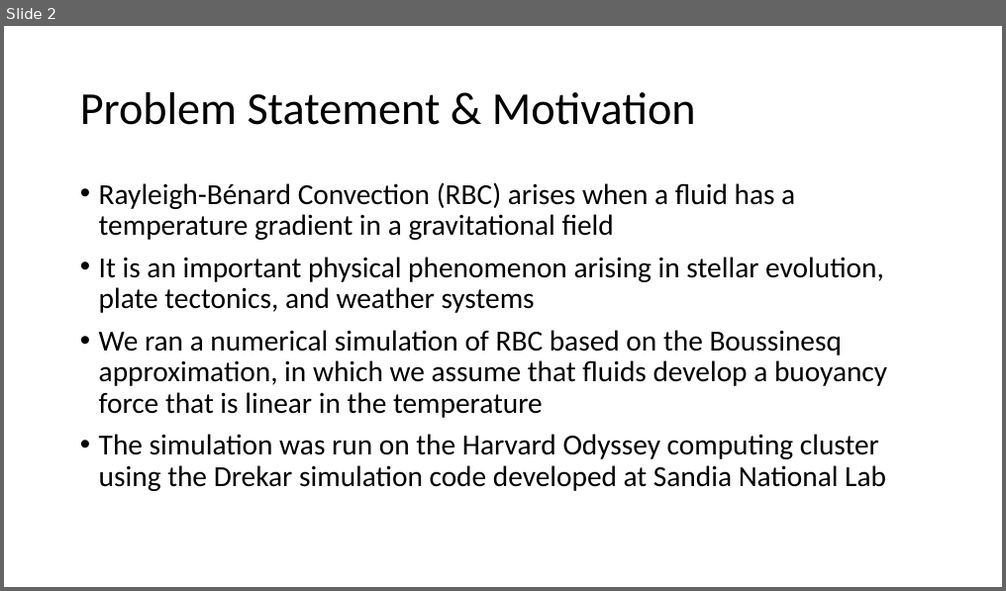
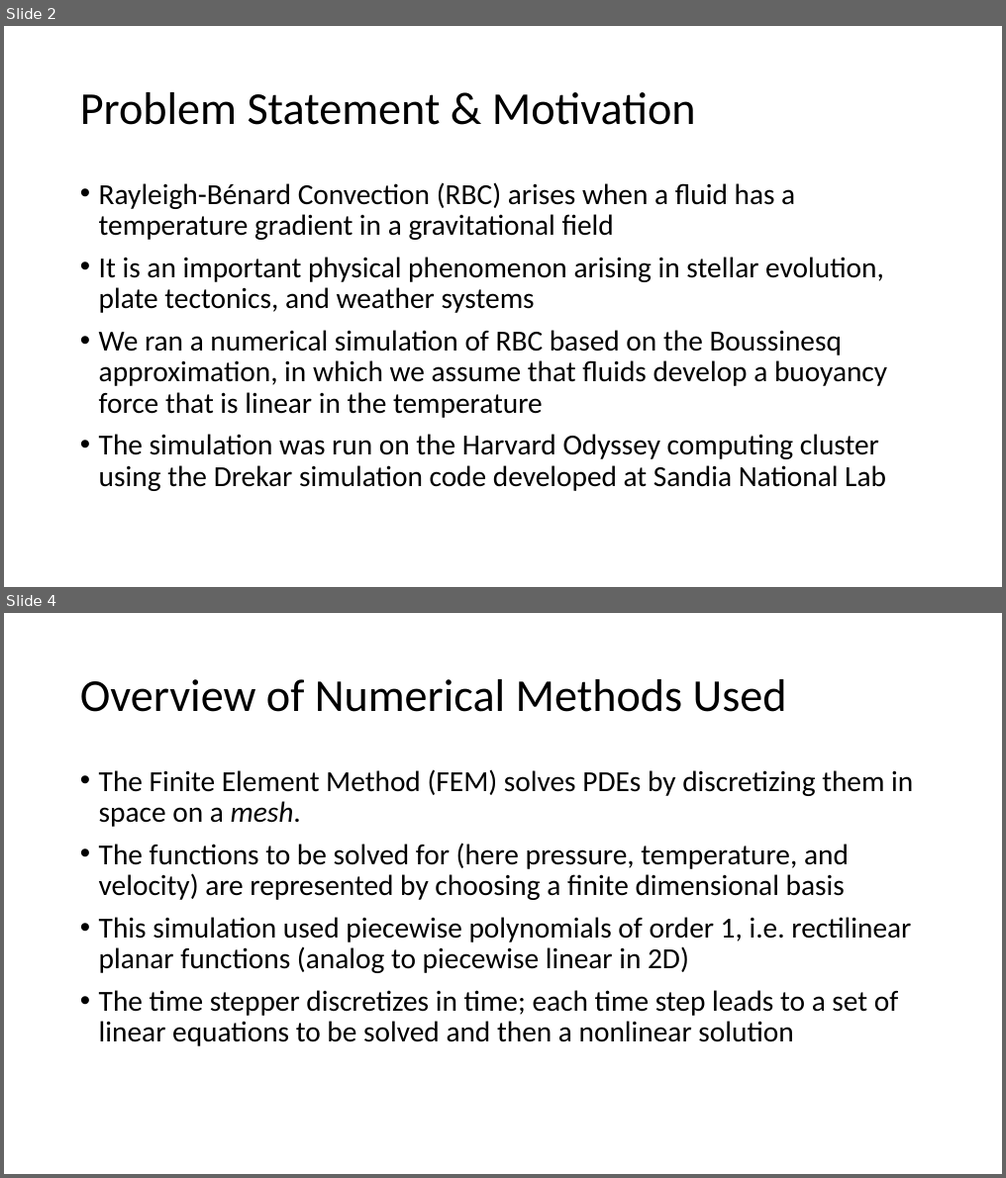
Before and after one commit to iacs-ac290r-2019/homework, a slide deck: project1/report/RBC.pptx. Shown one above the other, each under a label of ours: slide 2 before the commit, slides 2 and 4 after it; the slides between them are not shown. The pictures are 1006x591 and 1006x1178 pixels, drawn with LibreOffice and Linux fonts; fonts in the diff are those of the drawing. Boxes give left, top, right and bottom in pixels: in the first picture for what was removed or moved away, otherwise in the second. Text is boxed around its words. In the diff, an @@ line names an element or a change of style, - is before the commit and + after.

```diff
--- a/project1/report/RBC.pptx
+++ b/project1/report/RBC.pptx
@@ slide 4 added at bbox=[4, 613, 1002, 1174], background #FFFFFF @@
@@ title added at bbox=[80, 679, 787, 712], 44 pt, text #000000 @@
+Overview of Numerical Methods Used
@@ text added at bbox=[99, 769, 913, 1047], 28 pt, text #000000 @@
+• The Finite Element Method (FEM) solves PDEs by discretizing them in space on a mesh.
+• The functions to be solved for (here pressure, temperature, and velocity) are represented by choosing a finite dimensional basis
+• This simulation used piecewise polynomials of order 1, i.e. rectilinear planar functions (analog to piecewise linear in 2D)
+• The time stepper discretizes in time; each time step leads to a set of linear equations to be solved and then a nonlinear solution
```
Also in this commit, not shown: 8 other slides added.
